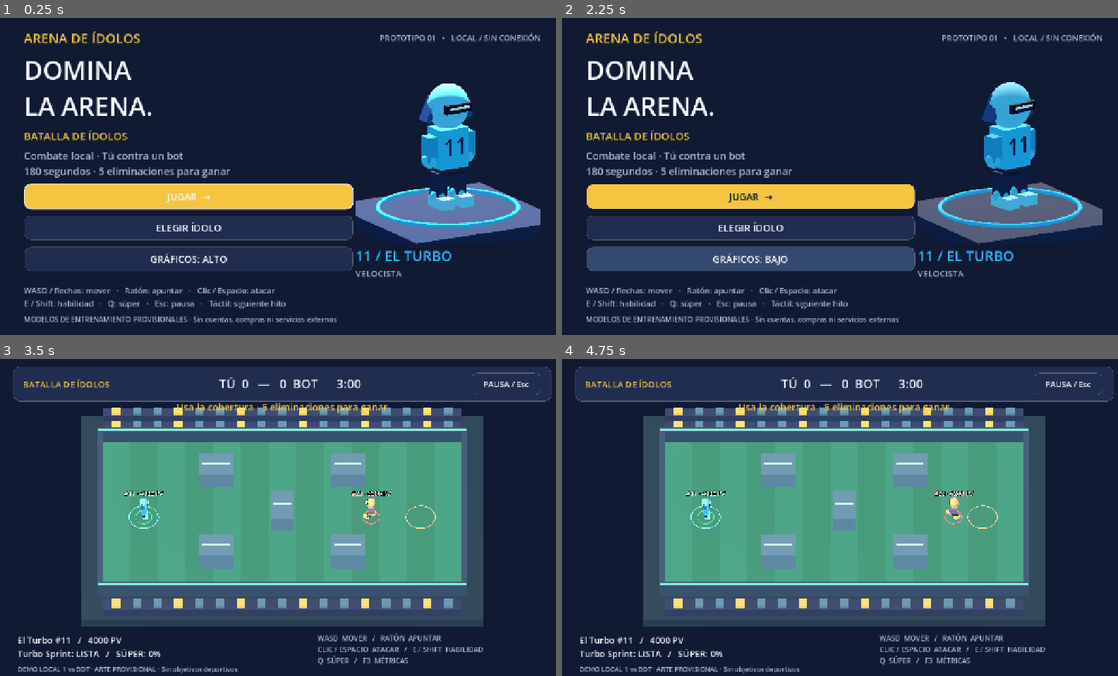
Above: before the commit, frames 1-4 (two rows, left to right).
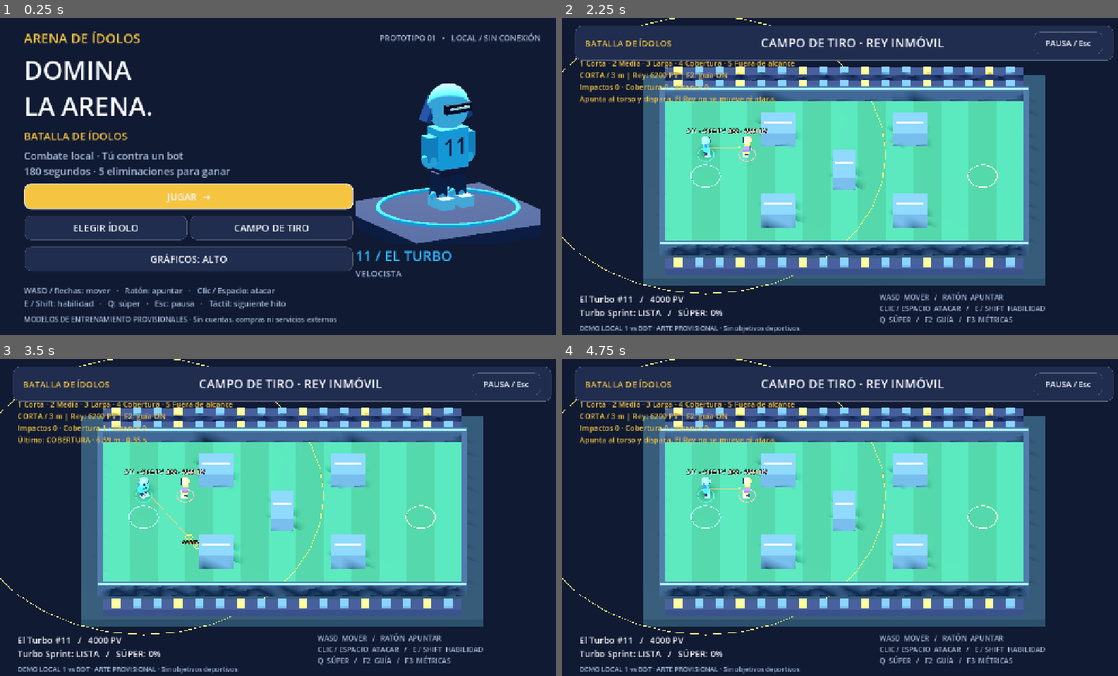
Above: after the commit, the same moments.

Repository: openweb-cl/arena-idol
Game: Godot game, scene res://scenes/menu/main.tscn
The game is run twice, just before and just after one commit, with the same random seed, the same clock (stepped at 60 frames per second) and the same inputs.
Inputs (mouse positions are in pixels of both pictures, inside the frame that each line leads up to):
- Up to frame 1 (0.25 s): no input
- Up to frame 2 (2.25 s): click "ELEGIR ÍDOLO" at 0.5 s; click "← INICIO" at 1.25 s; click "GRÁFICOS: ALTO" (after the commit: "CAMPO DE TIRO") at 2 s
- Up to frame 3 (3.5 s): click (189, 536) at 2.75 s, where only the run before the commit has a clickable "JUGAR →"
- Up to frame 4 (4.75 s): click "PAUSA / Esc" at 3.5 s; click "REVANCHA / REINICIAR" at 4.25 s

The runs differ from the first frame. In frame 1, 0.5% of the frame differs, in the area x 13-56%, y 62-71%; in frame 2, 67%, in the area x 0-100%, y 0-100%; in frame 3, 49%; in frame 4, 49%.

Commit message:
fix: align cursor and projectile combat plane and add stationary target range

Diff:
--- /dev/null
+++ b/game/scenes/training/projectile_range.tscn
@@ -0,0 +1,7 @@
+[gd_scene load_steps=3 format=3]
+[ext_resource type="Script" path="res://scripts/modes/arena.gd" id="1"]
+[ext_resource type="Resource" path="res://data/match.tres" id="2"]
+[node name="ProjectileRange" type="Node3D"]
+script = ExtResource("1")
+config = ExtResource("2")
+training_mode = true
--- /dev/null
+++ b/game/scripts/combat/aim_guide.gd
@@ -0,0 +1,48 @@
+class_name AimGuide
+extends Node3D
+## Representación del mismo segmento barrido por el proyectil, sin autoridad de daño.
+var line: MeshInstance3D
+var endpoint: MeshInstance3D
+var range_ring: MeshInstance3D
+var line_material: StandardMaterial3D
+
+func _ready() -> void:
+	line = MeshInstance3D.new()
+	var box := BoxMesh.new()
+	box.size = Vector3(0.035, 0.035, 1)
+	line.mesh = box
+	line_material = StandardMaterial3D.new()
+	line_material.shading_mode = BaseMaterial3D.SHADING_MODE_UNSHADED
+	line.material_override = line_material
+	line.cast_shadow = GeometryInstance3D.SHADOW_CASTING_SETTING_OFF
+	add_child(line)
+	endpoint = ArenaGeometry.sphere(self, Vector3.ZERO, 0.09, ArenaStyle.GOLD)
+	range_ring = ArenaGeometry.ring(self, 1, ArenaStyle.GOLD)
+
+func update_guide(actor: ArenaPlayer, direction: Vector3) -> void:
+	var start := CombatAim.origin(actor)
+	var distance := actor.definition.attack_range
+	var is_ranged := actor.definition.attack_type == "Ranged"
+	var radius := 0.16 if is_ranged else 0.05
+	# La guía usa la misma esfera del ataque básico, no un rayo que ignora bordes.
+	var shape := SphereShape3D.new()
+	shape.radius = radius
+	var query := PhysicsShapeQueryParameters3D.new()
+	query.shape = shape
+	query.transform = Transform3D(Basis.IDENTITY, start)
+	query.motion = direction * distance
+	query.collision_mask = 1 | 2
+	query.exclude = [actor.get_rid()]
+	var fractions := actor.get_world_3d().direct_space_state.cast_motion(query)
+	var reachable := distance * fractions[0]
+	var end := start + direction * reachable
+	line.global_position = (start + end) / 2
+	line.scale = Vector3(1, 1, maxf(0.01, reachable))
+	if reachable > 0.001:
+		line.look_at(end)
+	line_material.albedo_color = Color("ffae68") if fractions[0] < 1 else ArenaStyle.GOLD
+	endpoint.global_position = end
+	range_ring.global_position = actor.global_position + Vector3.UP * 0.035
+	var torus := range_ring.mesh as TorusMesh
+	torus.inner_radius = distance - 0.025
+	torus.outer_radius = distance + 0.025
--- /dev/null
+++ b/game/scripts/combat/aim_solver.gd
@@ -0,0 +1,27 @@
+class_name CombatAim
+extends RefCounted
+## Ratón, origen del disparo y guía comparten altura. Sin autoapuntado por proximidad.
+const HEIGHT := 0.85
+
+static func origin(actor: ArenaPlayer) -> Vector3:
+	return actor.global_position + Vector3.UP * HEIGHT
+
+static func direction(from: Vector3, to: Vector3) -> Vector3:
+	var flat := to - from
+	flat.y = 0
+	return flat.normalized()
+
+static func point(camera: Camera3D, screen: Vector2, actor: ArenaPlayer) -> Variant:
+	var ray_origin := camera.project_ray_origin(screen)
+	var ray_direction := camera.project_ray_normal(screen)
+	# Solo si el cursor atraviesa físicamente un actor: su centro de combate.
+	# La trayectoria sigue chocando con cobertura; no se ensanchan los colliders.
+	var query := PhysicsRayQueryParameters3D.create(ray_origin, ray_origin + ray_direction * camera.far, 2, [actor.get_rid()])
+	var hit := actor.get_world_3d().direct_space_state.intersect_ray(query)
+	if not hit.is_empty():
+		var target := hit.collider as ArenaPlayer
+		if target != null and not target.knocked_out:
+			var center := origin(target)
+			center.y = origin(actor).y
+			return center
+	return Plane(Vector3.UP, origin(actor).y).intersects_ray(ray_origin, ray_direction)
--- a/game/scripts/combat/projectile.gd
+++ b/game/scripts/combat/projectile.gd
@@ -1,6 +1,7 @@
 class_name CombatProjectile
 extends CharacterBody3D
 signal hit(target: ArenaPlayer, source: ArenaPlayer, damage: int, push: Vector3)
+signal resolved(projectile: CombatProjectile, reason: String, at: Vector3)
 var source: ArenaPlayer
 var damage := 850
 var direction := Vector3.RIGHT
@@ -9,34 +10,67 @@
 var travelled := 0.0
 var power := false
 var enabled := true
+var age := 0.0
+var lifetime := 0.0
+var done := false
 
 func _ready() -> void:
 	collision_layer = 0
 	collision_mask = 1 | 2
 	motion_mode = CharacterBody3D.MOTION_MODE_FLOATING
 	add_collision_exception_with(source)
+	direction.y = 0
+	direction = direction.normalized()
+	lifetime = max_distance / maxf(speed, 0.001) + 0.25
 	var collider := CollisionShape3D.new()
 	var sphere := SphereShape3D.new()
 	sphere.radius = 0.32 if power else 0.16
 	collider.shape = sphere
 	add_child(collider)
-	ArenaGeometry.sphere(self, Vector3.ZERO, sphere.radius, Color("c0ffff") if power else Color("65e4ff"))
+	var core := ArenaGeometry.sphere(self, Vector3.ZERO, sphere.radius, Color("c0ffff") if power else Color("65e4ff"))
+	var material := StandardMaterial3D.new()
+	material.shading_mode = BaseMaterial3D.SHADING_MODE_UNSHADED
+	material.albedo_color = Color("c0ffff") if power else Color("65e4ff")
+	core.material_override = material
+	core.cast_shadow = GeometryInstance3D.SHADOW_CASTING_SETTING_OFF
 	var ring := ArenaGeometry.ring(self, sphere.radius * 1.3, Color("248bff"))
 	ring.rotation_degrees.x = 90
 	var trail := ArenaGeometry.box(self, Vector3(0, 0, 0.4), Vector3(0.06, 0.06, 0.7), Color("2ebdff"))
 	trail.cast_shadow = GeometryInstance3D.SHADOW_CASTING_SETTING_OFF
-	look_at(position + direction)
+	if not direction.is_zero_approx():
+		look_at(global_position + direction)
+
+func finish(reason: String) -> void:
+	if done:
+		return
+	done = true
+	resolved.emit(self, reason, global_position)
+	queue_free()
 
 func _physics_process(delta: float) -> void:
-	if not enabled:
+	if not enabled or done:
 		return
-	var step := direction * speed * delta
-	var collision := move_and_collide(step)
-	travelled += step.length()
+	age += delta
+	if direction.is_zero_approx() or speed <= 0:
+		finish("configuración inválida")
+		return
+	var remaining := maxf(0, max_distance - travelled)
+	if remaining <= 0.0001:
+		finish("alcance")
+		return
+	var before := global_position
+	# Barrido continuo, sin avanzar nunca más allá del alcance configurado.
+	var collision := move_and_collide(direction * minf(speed * delta, remaining))
+	travelled += before.distance_to(global_position)
 	if collision:
 		var actor := collision.get_collider() as ArenaPlayer
 		if actor != null and actor.team != source.team:
+			var health_before := actor.health
 			hit.emit(actor, source, damage, direction * source.definition.attack_push * (2 if power else 1))
-		queue_free()
-	elif travelled >= max_distance:
-		queue_free()
+			finish("impacto" if actor.health < health_before else "protegido")
+		else:
+			finish("aliado" if actor != null else "cobertura")
+	elif travelled >= max_distance - 0.0001:
+		finish("alcance")
+	elif age >= lifetime:
+		finish("tiempo")
--- /dev/null
+++ b/game/scripts/combat/shot_feedback.gd
@@ -0,0 +1,22 @@
+class_name ShotFeedback
+extends Node3D
+var text := ""
+var color := Color.WHITE
+var age := 0.0
+var lifetime := 2.0
+
+func _ready() -> void:
+	ArenaGeometry.ring(self, 0.25, color)
+	var label := Label3D.new()
+	label.text = text
+	label.font_size = 36
+	label.pixel_size = 0.01
+	label.billboard = BaseMaterial3D.BILLBOARD_ENABLED
+	label.position.y = 0.4
+	label.modulate = color
+	add_child(label)
+
+func _process(delta: float) -> void:
+	age += delta
+	if age >= lifetime:
+		queue_free()
--- a/game/scripts/modes/arena.gd
+++ b/game/scripts/modes/arena.gd
@@ -2,6 +2,7 @@
 extends Node3D
 const PLAYER_SCENE := preload("res://scenes/actors/player.tscn")
 enum Phase { PLAYING, PAUSED, FINISHED }
+@export var training_mode := false
 @export var config: MatchConfig = preload("res://data/match.tres")
 var phase := Phase.PLAYING
 var rules: MatchRules
@@ -12,6 +13,12 @@
 var camera: ArenaCamera
 var light: DirectionalLight3D
 var aim_marker: MeshInstance3D
+var aim_guide: AimGuide
+var show_aim_guide := false
+var shot_events: Array[Dictionary] = []
+var shot_counts: Dictionary = {}
+var training_case := 0
+const TRAINING_CASES := ["CORTA / 3 m", "MEDIA / 7 m", "LARGA / 12 m", "COBERTURA", "FUERA DE ALCANCE / 14 m"]
 var projectiles: Array[CombatProjectile] = []
 var elapsed := 0.0
 var mouse_aim := false
@@ -26,8 +33,8 @@
 	GraphicsSettings.apply(get_viewport(), light)
 	camera = ArenaCamera.new()
 	add_child(camera)
-	human = spawn_player(GameSession.selected, 0, Vector3(-10, 0, 0))
-	var other := CharacterCatalog.AVAILABLE[1] if GameSession.selected.id == "turbo" else CharacterCatalog.AVAILABLE[0]
+	human = spawn_player(CharacterCatalog.AVAILABLE[0] if training_mode else GameSession.selected, 0, Vector3(-10, 0, 0))
+	var other := CharacterCatalog.AVAILABLE[1] if human.definition.id == "turbo" else CharacterCatalog.AVAILABLE[0]
 	bot = spawn_player(other, 1, Vector3(10, 0, 0))
 	rules.finished.connect(on_finished)
 	hud = ArenaHUD.new()
@@ -38,6 +45,12 @@
 	hud.message.text = "Usa la cobertura · %d eliminaciones para ganar" % config.target_eliminations
 	aim_marker = ArenaGeometry.ring(self, 0.25, ArenaStyle.GOLD)
 	aim_marker.visible = false
+	aim_guide = AimGuide.new()
+	add_child(aim_guide)
+	if training_mode:
+		show_aim_guide = true
+		hud.message.hide()
+		set_training_case(0)
 	get_viewport().gui_release_focus()
 
 func spawn_player(def: CharacterDefinition, team: int, point: Vector3) -> ArenaPlayer:
@@ -61,13 +74,21 @@
 			projectiles.remove_at(index)
 	if phase == Phase.PLAYING:
 		elapsed += delta
-		rules.tick(delta)
+		if not training_mode:
+			rules.tick(delta)
 		if phase != Phase.PLAYING:
 			return
 		human.command.move = keyboard_direction()
 		if mouse_aim:
 			update_aim()
-		brain.update(bot, human, projectiles, delta)
+		if training_mode:
+			bot.command.clear_actions()
+			bot.command.move = Vector2.ZERO
+			bot.move_velocity = Vector3.ZERO
+			bot.push_velocity = Vector3.ZERO
+			bot.position = bot.spawn_point
+		else:
+			brain.update(bot, human, projectiles, delta)
 		for actor: ArenaPlayer in [human, bot]:
 			actor.position.x = clampf(actor.position.x, -12.5, 12.5)
 			actor.position.z = clampf(actor.position.z, -6.5, 6.5)
@@ -78,7 +99,18 @@
 					apply_damage(rival, actor, actor.definition.ability.contact_damage, actor.dash_direction * 9)
 		if elapsed - last_message_at > 4:
 			hud.message.text = ""
+	aim_guide.visible = show_aim_guide and not human.knocked_out
+	if aim_guide.visible:
+		var direction := Vector3(human.command.aim.x, 0, human.command.aim.y) if human.command.aim.length() > 0.1 else human.facing
+		aim_guide.update_guide(human, direction.normalized())
 	hud.update_state(rules, human)
+	if training_mode:
+		hud.scoreboard.text = "CAMPO DE TIRO · REY INMÓVIL"
+		hud.diagnostics.visible = true
+		hud.diagnostics.text = "1 Corta · 2 Media · 3 Larga · 4 Cobertura · 5 Fuera de alcance
+%s | Rey: %d PV | F2: guía %s
+Impactos %d · Cobertura %d · Alcance %d
+%s" % [TRAINING_CASES[training_case], bot.health, "ON" if show_aim_guide else "OFF", shot_counts.get("impacto", 0), shot_counts.get("cobertura", 0), shot_counts.get("alcance", 0), shot_summary()]
 
 func keyboard_direction() -> Vector2:
 	var x := float(Input.is_physical_key_pressed(KEY_D) or Input.is_physical_key_pressed(KEY_RIGHT)) - float(Input.is_physical_key_pressed(KEY_A) or Input.is_physical_key_pressed(KEY_LEFT))
@@ -86,16 +118,14 @@
 	return Vector2(x, y).limit_length()
 
 func update_aim() -> void:
-	var point := aim_position
-	var origin := camera.project_ray_origin(point)
-	var ray := camera.project_ray_normal(point)
-	var hit: Variant = Plane(Vector3.UP, 0).intersects_ray(origin, ray)
+	var hit: Variant = CombatAim.point(camera, aim_position, human)
 	if hit != null:
 		var at: Vector3 = hit
-		aim_marker.position = at + Vector3.UP * 0.03
+		aim_marker.position = at
 		aim_marker.visible = true
-		var aim := at - human.position
-		human.command.aim = Vector2(aim.x, aim.z).normalized()
+		var aim := CombatAim.direction(CombatAim.origin(human), at)
+		if not aim.is_zero_approx():
+			human.command.aim = Vector2(aim.x, aim.z)
 
 func _unhandled_input(event: InputEvent) -> void:
 	if event is InputEventMouseMotion:
@@ -113,6 +143,10 @@
 	match event.physical_keycode:
 		KEY_ESCAPE: toggle_pause()
 		KEY_F3: hud.show_metrics = not hud.show_metrics
+		KEY_F2: show_aim_guide = not show_aim_guide
+		KEY_1, KEY_2, KEY_3, KEY_4, KEY_5:
+			if training_mode and phase == Phase.PLAYING:
+				set_training_case(event.physical_keycode - KEY_1)
 		KEY_SPACE:
 			if phase == Phase.PLAYING: human.command.shoot = true
 		KEY_E, KEY_SHIFT:
@@ -136,8 +170,9 @@
 		projectile.speed = actor.definition.projectile_speed * (1.45 if is_super else 1.0)
 		projectile.max_distance = actor.definition.attack_range * (1.3 if is_super else 1.0)
 		projectile.power = is_super
-		projectile.position = actor.position + Vector3.UP * 0.85
+		projectile.position = to_local(CombatAim.origin(actor))
 		projectile.hit.connect(apply_damage)
+		projectile.resolved.connect(on_projectile_resolved)
 		add_child(projectile)
 		projectiles.append(projectile)
 		spawn_effect(actor, "turbo_super" if is_super else "sprint", Color("62e7ff"))
@@ -174,7 +209,8 @@
 		return
 	hud.message.text = "¡Eliminación rival!" if actor == bot else "Te han eliminado · Reaparecerás pronto"
 	last_message_at = elapsed
-	rules.score(1 - actor.team)
+	if not training_mode:
+		rules.score(1 - actor.team)
 
 func freeze_combat(freeze: bool) -> void:
 	human.active = not freeze
@@ -206,3 +242,46 @@
 	bot.visual.celebration = rules.scores[1] > rules.scores[0]
 	hud.update_state(rules, human)
 	hud.show_overlay(rules.result(), "Eliminaciones: %d — %d\nBatalla de entrenamiento local" % rules.scores, false)
+
+func on_projectile_resolved(projectile: CombatProjectile, reason: String, at: Vector3) -> void:
+	shot_counts[reason] = shot_counts.get(reason, 0) + 1
+	shot_events.append({"reason": reason, "at": at, "distance": projectile.travelled, "age": projectile.age, "team": projectile.source.team})
+	if shot_events.size() > 20:
+		shot_events.pop_front()
+	if training_mode or show_aim_guide:
+		var feedback := ShotFeedback.new()
+		feedback.text = reason.to_upper()
+		feedback.color = Color("35c78a") if reason == "impacto" else (Color("ffb357") if reason == "cobertura" else Color("bd9aff"))
+		feedback.position = to_local(at)
+		add_child(feedback)
+
+func shot_summary() -> String:
+	if shot_events.is_empty():
+		return "Apunta al torso y dispara. El Rey no se mueve ni ataca."
+	var event: Dictionary = shot_events.back()
+	return "Último: %s · %.2f m · %.2f s" % [event.reason.to_upper(), event.distance, event.age]
+
+func set_training_case(index: int) -> void:
+	training_case = clampi(index, 0, TRAINING_CASES.size() - 1)
+	for projectile in projectiles:
+		if is_instance_valid(projectile):
+			projectile.queue_free()
+	projectiles.clear()
+	for feedback in get_children():
+		if feedback is ShotFeedback:
+			feedback.queue_free()
+	human.spawn_point = Vector3(-10, 0, -2)
+	bot.spawn_point = Vector3([-7, -3, 2, 3, 2][training_case], 0, -2)
+	if training_case == 3:
+		human.spawn_point = Vector3(-3, 0, 0)
+		bot.spawn_point = Vector3(3, 0, 0)
+	elif training_case == 4:
+		human.spawn_point = Vector3(-12, 0, -2)
+	human.reset_at_spawn()
+	bot.reset_at_spawn()
+	bot.invulnerable = 0
+	human.facing = CombatAim.direction(human.global_position, bot.global_position)
+	human.command.aim = Vector2(human.facing.x, human.facing.z)
+	mouse_aim = false
+	hud.message.text = "Prueba %s · 1–5 cambian ejercicio · F2 alterna guía" % TRAINING_CASES[training_case]
+	last_message_at = elapsed
--- a/game/scripts/ui/hud.gd
+++ b/game/scripts/ui/hud.gd
@@ -11,6 +11,7 @@
 var overlay_detail: Label
 var resume: Button
 var metrics: Label
+var diagnostics: Label
 var show_metrics := false
 
 func _ready() -> void:
@@ -38,7 +39,7 @@
 	status = ArenaStyle.label("", 20)
 	status.position = Vector2(40, 624)
 	root.add_child(status)
-	var hints := ArenaStyle.label("WASD  MOVER   /   RATÓN  APUNTAR\nCLIC / ESPACIO  ATACAR   /   E / SHIFT  HABILIDAD\nQ  SÚPER   /   F3  MÉTRICAS", 16, ArenaStyle.MUTED)
+	var hints := ArenaStyle.label("WASD  MOVER   /   RATÓN  APUNTAR\nCLIC / ESPACIO  ATACAR   /   E / SHIFT  HABILIDAD\nQ  SÚPER   /   F2  GUÍA   /   F3  MÉTRICAS", 16, ArenaStyle.MUTED)
 	hints.position = Vector2(720, 622)
 	root.add_child(hints)
 	var placeholder := ArenaStyle.label("DEMO LOCAL 1 vs BOT · ARTE PROVISIONAL · Sin objetivos deportivos", 15, ArenaStyle.MUTED)
@@ -52,6 +53,11 @@
 	metrics = ArenaStyle.label("", 17, ArenaStyle.GOLD)
 	metrics.position = Vector2(40, 120)
 	root.add_child(metrics)
+	diagnostics = ArenaStyle.label("", 17, ArenaStyle.GOLD)
+	diagnostics.position = Vector2(40, 90)
+	diagnostics.mouse_filter = Control.MOUSE_FILTER_IGNORE
+	diagnostics.hide()
+	root.add_child(diagnostics)
 	overlay = PanelContainer.new()
 	overlay.position = Vector2(360, 180)
 	overlay.custom_minimum_size = Vector2(560, 360)
--- a/game/scripts/ui/menu.gd
+++ b/game/scripts/ui/menu.gd
@@ -56,8 +56,15 @@
 	left.add_child(play)
 	play.pressed.connect(start_match)
 	var choose := ArenaStyle.button("ELEGIR ÍDOLO")
-	left.add_child(choose)
+	var secondary := HBoxContainer.new()
+	left.add_child(secondary)
+	secondary.add_child(choose)
+	choose.size_flags_horizontal = Control.SIZE_EXPAND_FILL
 	choose.pressed.connect(show_selection)
+	var training := ArenaStyle.button("CAMPO DE TIRO")
+	secondary.add_child(training)
+	training.size_flags_horizontal = Control.SIZE_EXPAND_FILL
+	training.pressed.connect(func() -> void: get_tree().change_scene_to_file("res://scenes/training/projectile_range.tscn"))
 	var graphics := ArenaStyle.button("GRÁFICOS: " + ("BAJO" if GraphicsSettings.low else "ALTO"))
 	left.add_child(graphics)
 	graphics.pressed.connect(func() -> void:
Not shown, added: game/scripts/combat/aim_guide.gd.uid
Not shown, added: game/scripts/combat/aim_solver.gd.uid
Not shown, added: game/scripts/combat/shot_feedback.gd.uid
